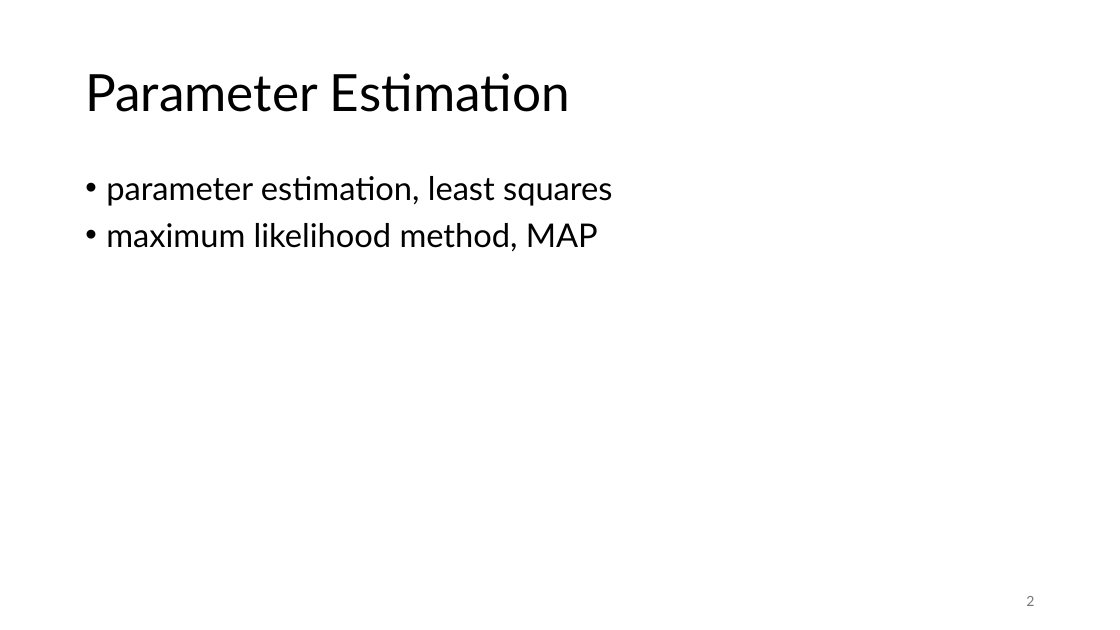
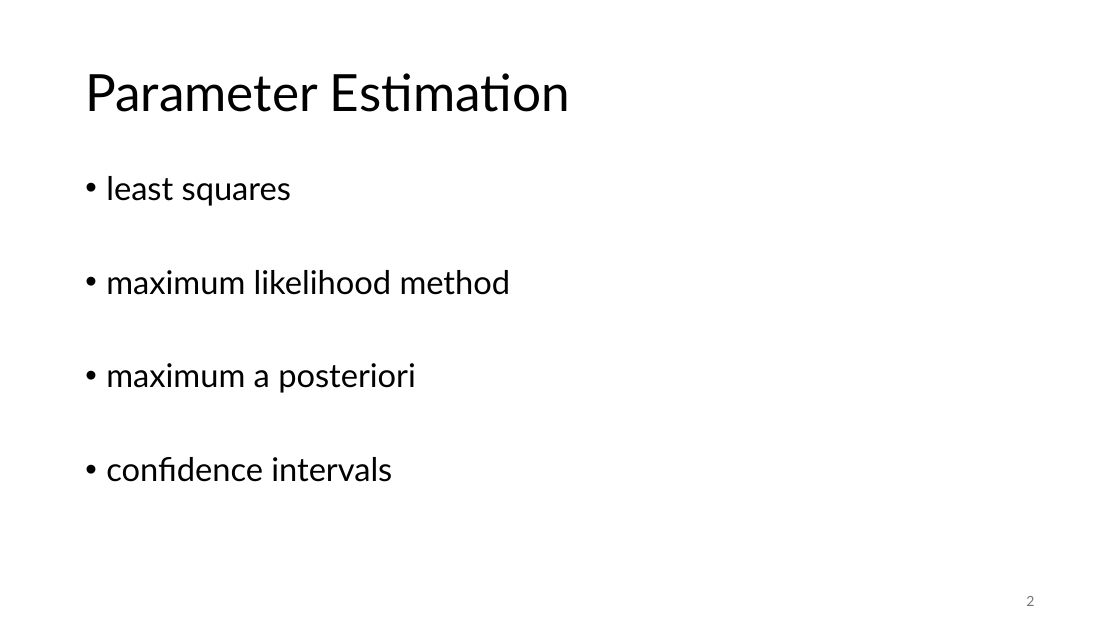
Before and after one commit to FelixWick/data_science, a slide deck: slide 2 of slides/4_parameter_estimation.pptx. Drawn at 1120x630 pixels with LibreOffice and Linux fonts; fonts in the diff are those of the drawing. Boxes give left, top, right and bottom in pixels: in the first picture for what was removed or moved away, otherwise in the second. Text is boxed around its words. In the diff, an @@ line names an element or a change of style, - is before the commit and + after.

Commit message:
parameter estimation slides

```diff
--- a/slides/4_parameter_estimation.pptx
+++ b/slides/4_parameter_estimation.pptx
@@ text at (106,176,511,482): text changed @@
-• parameter estimation, least squares
-• maximum likelihood method, MAP
+• least squares
+• maximum likelihood method
+• maximum a posteriori
+• confidence intervals
```
Also in this commit, not shown: 8 other slides changed, 21 slides added, 6 slides removed, 2 other files.
